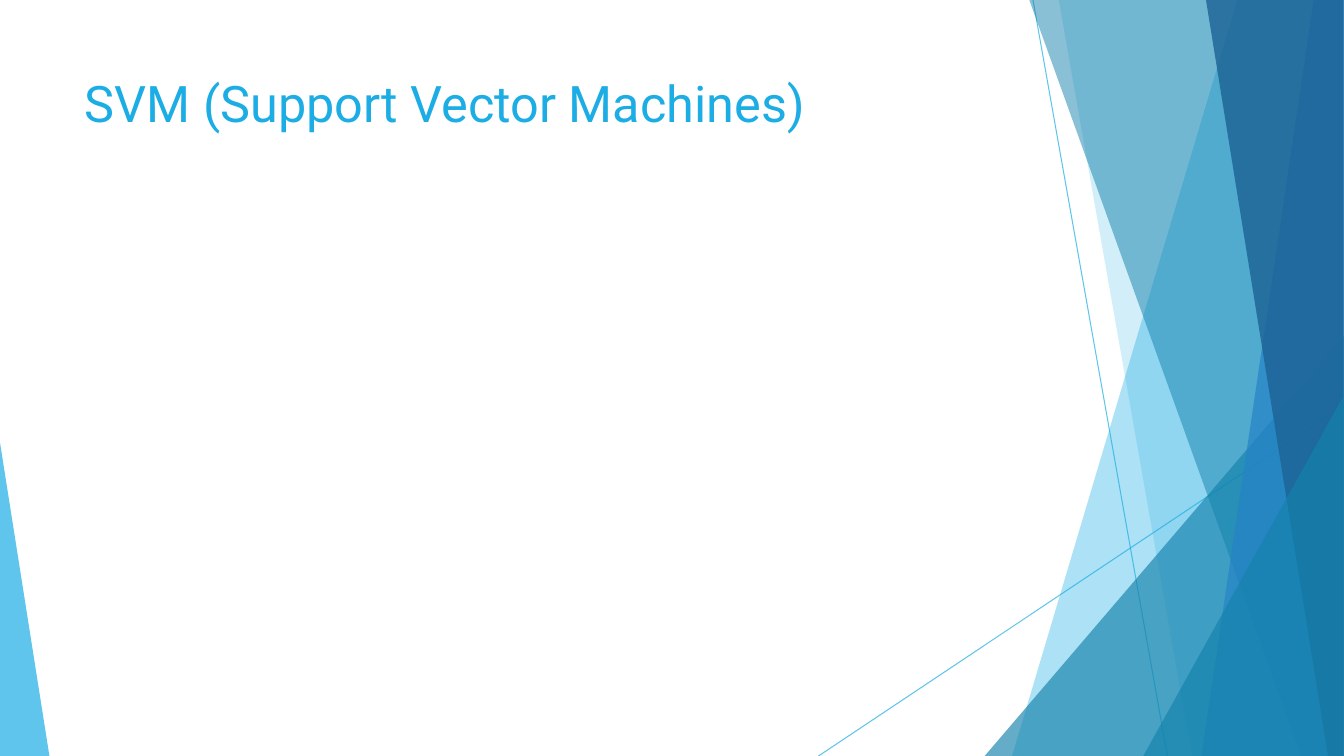
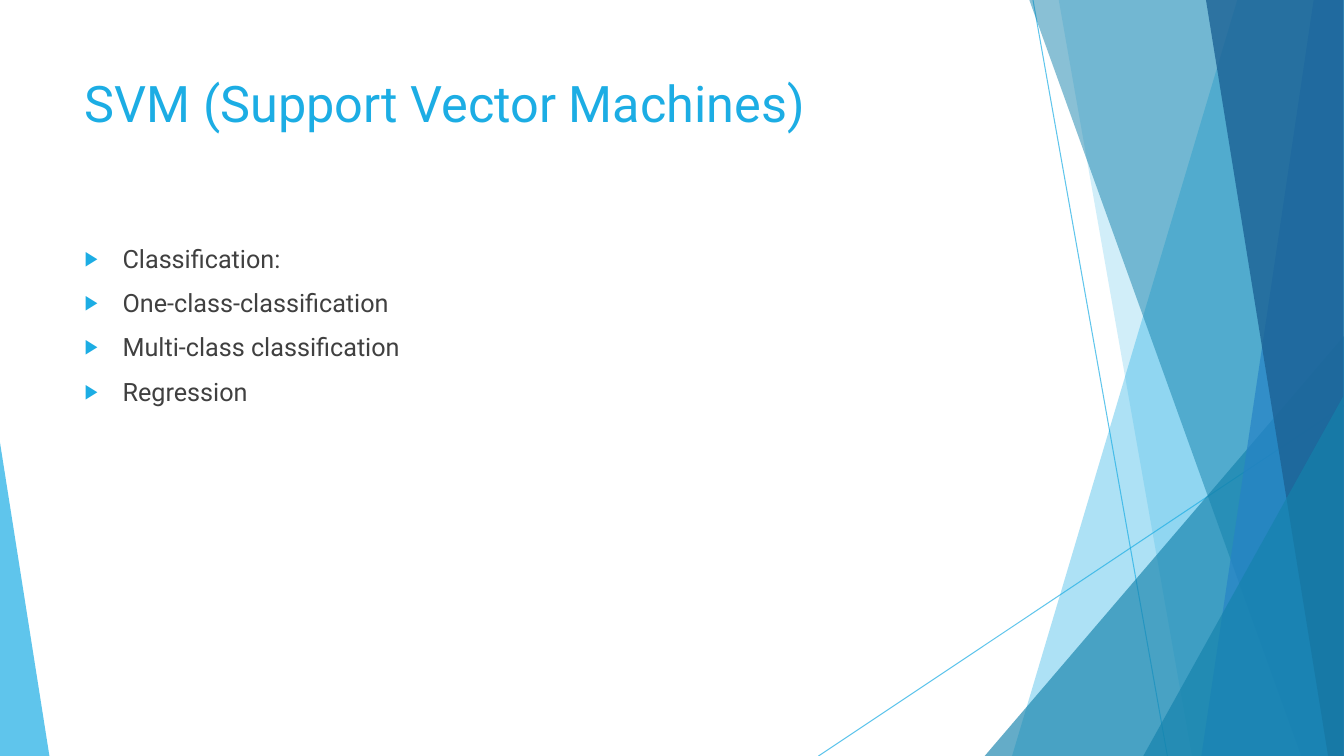
Before and after one commit to GabrielSantos33/Non-linear-regression, a slide deck: slide 20 of Non Linear regression.pptx (slide 15 before the commit). Drawn at 1344x756 pixels with LibreOffice and Linux fonts; fonts in the diff are those of the drawing. Boxes give left, top, right and bottom in pixels: in the first picture for what was removed or moved away, otherwise in the second. Text is boxed around its words. In the diff, an @@ line names an element or a change of style, - is before the commit and + after.

```diff
--- a/Non Linear regression.pptx
+++ b/Non Linear regression.pptx
@@ text added at (123, 249, 400, 407), 18 pt, text #404040 @@
+▶ Classification:
+▶ One-class-classification
+▶ Multi-class classification
+▶ Regression
```
Also in this commit, not shown: 6 other slides changed, 11 slides added, 1 slide removed.
